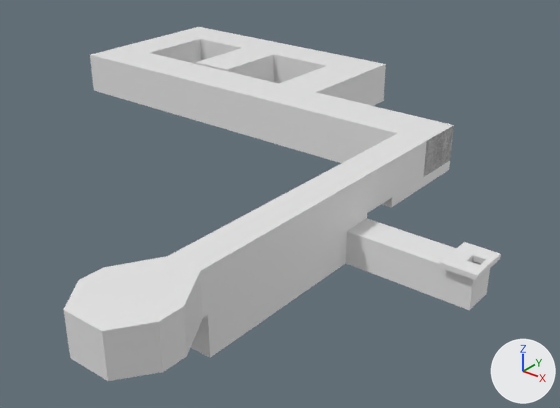
Renders of the Blender file 3DModels/Alcantarilla reformada.blend from each side of a commit.
The view is the same before and after, from a 50 mm lens placed at (41.8, -94.7, 61.3), pointed at (-41.6, 9.5, -3.3). Arrows for +X, +Y and +Z are at lower right; the lights stay in place. The picture after the commit comes second.

Names of what the first picture shows: 'Alcantarilla'.
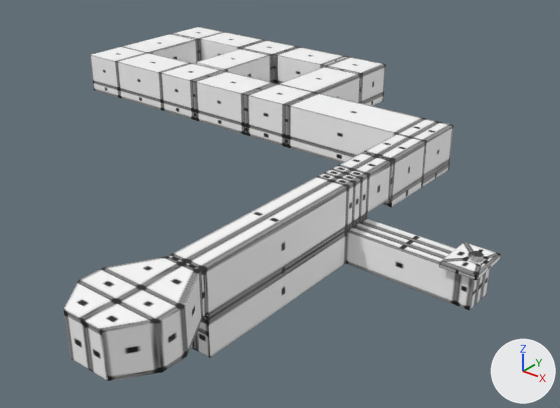
Pixel boxes [x1, y1, x2, y2] of what changed, in the pictures (560 x 408 px):
'Cube', added
    after: [467, 251, 486, 265]
'Cube.001', added
    after: [470, 251, 484, 263]
part 1 of me_scene_001, recoloured
    both: [64, 27, 501, 381]
part 2 of me_scene_001, recoloured (lighter)
    both: [423, 125, 454, 177]

Edits to the bpy script that builds the scene:
```text
Add img_textura_alcantarilla_psd:
    img_textura_alcantarilla_psd = load_image('Textura Alcantarilla.psd', 'textures/Textura Alcantarilla.png', 1024, 1024, 'sRGB')
Add mat_material_003:
    mat_material_003 = principled_material('Material.003')
    mat_material_003.texture = img_textura_alcantarilla_psd
Change me_scene_001:
    where me_scene_001.from_pydata(...)  # 270 vertices, 268 faces; spans x -10192.0..1399.0, y -294.0..1102.0, z -6208.0..4986.0
    used by ob_alcantarilla; parent = ob_scenario; location = (-957.1, 18.96, 147.3)
    me_scene_001 part 1: all 267 faces that had it switch from mat_material_002 (white #e7e7e7) to mat_material_003 (picture img_textura_alcantarilla_psd)
    me_scene_001 part 2: all 1 face that had it switch from mat_material_004 (picture img_6445_jpg) to mat_material_003 (picture img_textura_alcantarilla_psd)
Add me_cube_003:
    me_cube_003.from_pydata(...)  # 64 vertices, 34 faces; spans x -0.92..0.94, y -0.94..0.92, z -1.46..0.54
Add me_cube_001:
    me_cube_001.from_pydata(...)  # a box spanning x -1.04..1.05, y -1.0..1.0, z -1.37..-0.4
Add ob_cube_001:
    ob_cube_001 = bpy.data.objects.new('Cube.001', me_cube_003)
    ob_cube_001.location = (2.4, 0.8, 4.6)
Add ob_cube:
    ob_cube = bpy.data.objects.new('Cube', me_cube_001)
    ob_cube.location = (2.4, 0.8, 4.6)
    _m = ob_cube.modifiers.new('Boolean', 'BOOLEAN')
    _m.object = ob_cube_001
    _m.operation = 'UNION'
```
